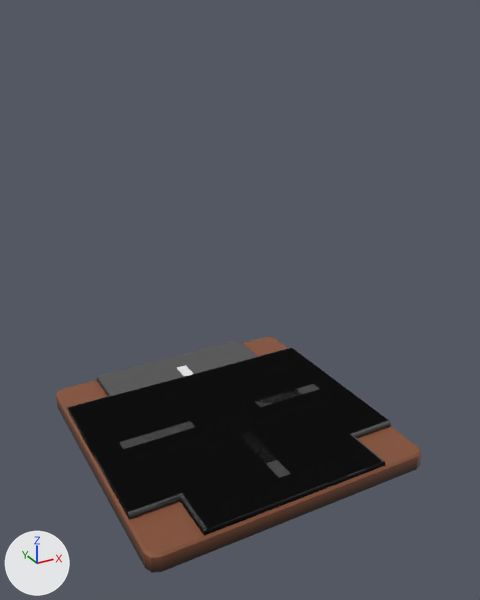
The Blender file Blender/Tiles.blend as it was, and as the next commit left it.
Both versions are drawn from a 50 mm lens placed at (-0.931, -1.796, 1.332), pointed at (0.017, -0.072, 0.47). The axes (+X, +Y, +Z) are drawn at lower left. The lights are the same throughout.

Script lines for the objects in view, before the commit:
```python
me_cube = bpy.data.meshes.new('Cube')
me_cube.from_pydata(...)  # 48 vertices, 38 faces; spans x -0.493..0.493, y -0.493..0.493, z -0.101..-0.034
me_cube.materials.append(mat_material)  # picture img_gradient_png_001
me_cube_006 = bpy.data.meshes.new('Cube.006')
me_cube_006.from_pydata(...)  # 102 vertices, 69 faces; spans x -0.747..0.501, y -0.506..0.339, z -0.036..0.0
me_cube_006.materials.append(mat_material)  # picture img_gradient_png_001
me_cube_007 = bpy.data.meshes.new('Cube.007')
me_cube_007.from_pydata(...)  # 94 vertices, 70 faces; spans x -0.748..0.746, y -0.506..0.34, z -0.036..0.0
me_cube_007.materials.append(mat_material)  # picture img_gradient_png_001
ob_road_curve = bpy.data.objects.new('Road Curve', me_cube_006)
ob_road_curve.location = (0.0, 0.0, 0.0)
ob_road_curve.scale = (0.649, 0.957, 0.553)
ob_road_t = bpy.data.objects.new('Road T', me_cube_007)
ob_road_t.location = (0.0, 0.0, 0.0)
ob_road_t.scale = (0.649, 0.957, 0.553)
ob_tile = bpy.data.objects.new('Tile', me_cube)
ob_tile.location = (0.0, 0.0, 0.015)
# also in view: 'Road Straight' at (0.0, 0.0, -0.01); 'Road Cross' at (-0.001, 0.0, -0.01)
```
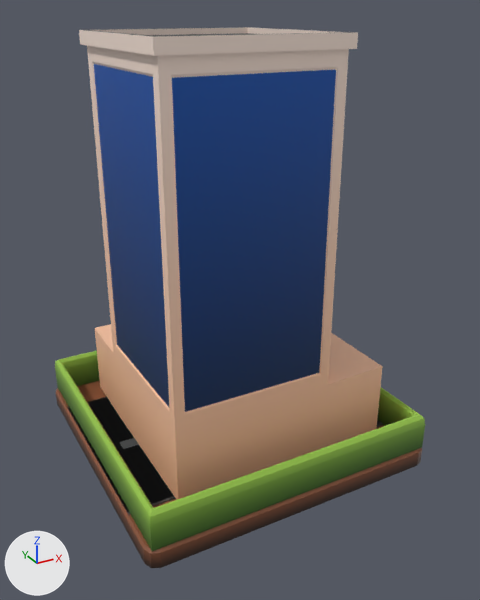
Where the newer file only moved an object's origin or applied its transform, the numbers keep the older frame.

Location of each change, [x1, y1, x2, y2] in pixels of the pictures (480 x 600 px):
'Skyscraper', added
    after: [79, 27, 383, 500]
'House', added (green)
    after: [55, 351, 425, 551]
'Tile', moved
    before: [56, 337, 422, 573]
    after: [56, 380, 422, 568]
'Road Cross', unchanged, covered by the edit
    before: [67, 341, 389, 535]
    after: [67, 397, 381, 529]
'Road Curve', unchanged, covered by the edit
    before: [69, 365, 385, 529]
    after: [69, 398, 175, 515]
'Road T', unchanged, covered by the edit
    before: [94, 352, 367, 529]
    after: [94, 397, 172, 500]
'Road Straight', unchanged, covered by the edit
    before: [69, 349, 391, 518]
    after: [69, 398, 383, 514]

The change, as a diff of the scene's bpy script:
```diff
--- a/Blender/Tiles.blend.py
+++ b/Blender/Tiles.blend.py
@@ me_cube @@
 me_cube.from_pydata(...)  # 48 vertices, 38 faces; spans x -0.493..0.493, y -0.493..0.493, z -0.101..-0.034
 # used by ob_tile; location = (0.0, 0.0, 0.015)
+# me_cube part 1: the whole mesh is moved by (0.0, 0.0, 0.03)
 me_cube.materials.append(mat_material)
@@ me_cube_003 @@
+me_cube_003.from_pydata(...)  # 138 vertices, 123 faces; spans x -0.355..0.406, y -0.362..0.399, z 0.002..1.276
+me_cube_003.materials.append(mat_material)  # picture img_gradient_png_001
@@ me_cube_002 @@
+me_cube_002.from_pydata(...)  # 141 vertices, 136 faces; spans x -0.479..0.479, y -0.485..0.481, z -0.003..0.482
+me_cube_002.materials.append(mat_material)  # picture img_gradient_png_001
@@ ob_tile @@
 ob_tile = bpy.data.objects.new('Tile', me_cube)
-ob_tile.location = (0.0, 0.0, 0.015)
+ob_tile.location = (0.0, 0.0, 0.0)
@@ ob_skyscraper @@
+ob_skyscraper = bpy.data.objects.new('Skyscraper', me_cube_003)
+ob_skyscraper.location = (0.0, 0.0, 0.0)
@@ ob_house @@
+ob_house = bpy.data.objects.new('House', me_cube_002)
+ob_house.location = (0.0, 0.0, 0.0)
```
